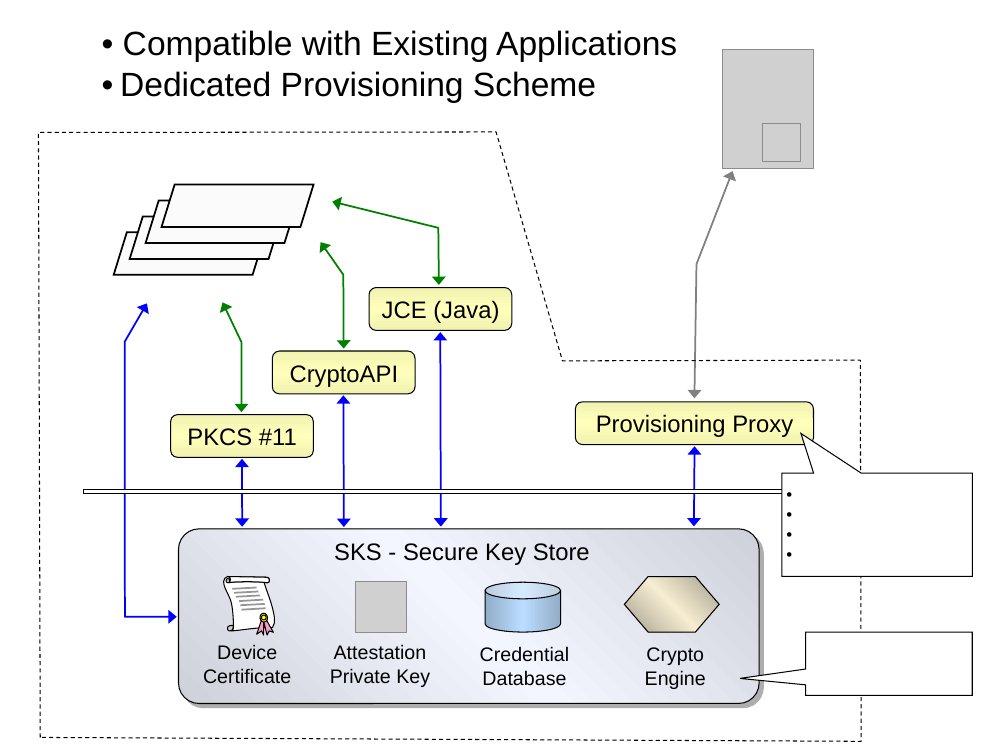
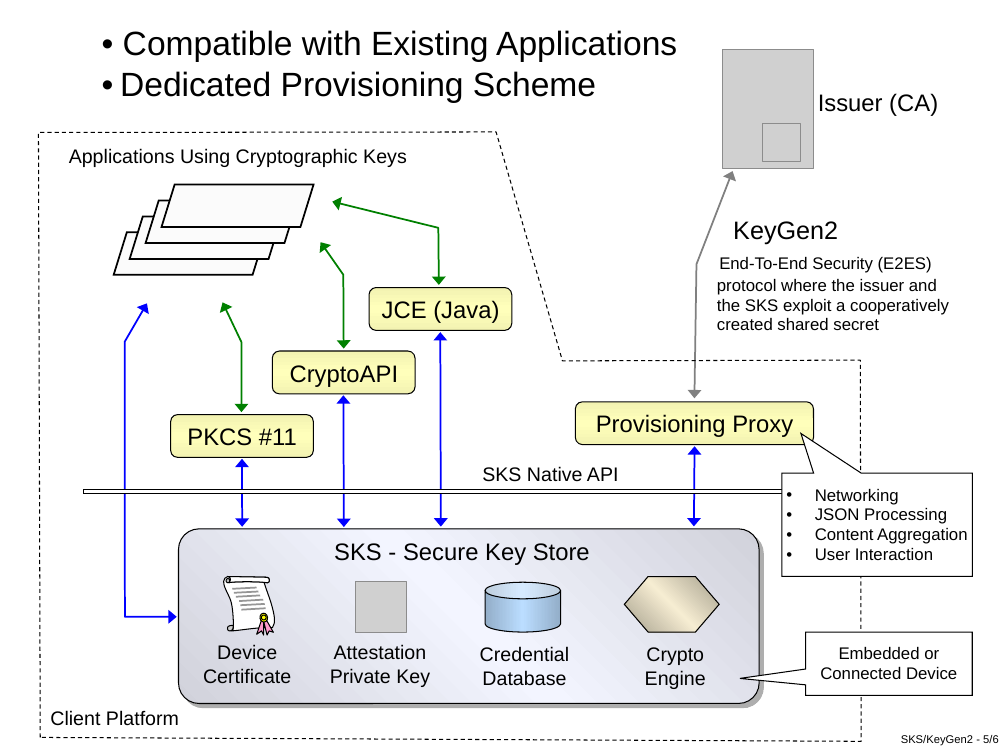
Before and after one commit to cyberphone/openkeystore.old, a slide deck: slide 5 of resources/trunk/docs/sks-keygen2-exec-level-presentation.ppt. Drawn at 1008x756 pixels with LibreOffice and Linux fonts; fonts in the diff are those of the drawing; grey boxes stand for pictures. Boxes give left, top, right and bottom in pixels: in the first picture for what was removed or moved away, otherwise in the second. Text is boxed around its words. In the diff, an @@ line names an element or a change of style, - is before the commit and + after.

```diff
--- a/resources/trunk/docs/sks-keygen2-exec-level-presentation.ppt
+++ b/resources/trunk/docs/sks-keygen2-exec-level-presentation.ppt
@@ text added at <box>818,93,938,116</box>, 17 pt, text #000000 @@
+Issuer (CA)
@@ text added at <box>69,148,407,167</box>, 14 pt, text #000000 @@
+Applications Using Cryptographic Keys
@@ text added at <box>717,221,949,330</box>, 12 pt, text #000000 @@
+KeyGen2
+End-To-End Security (E2ES)
+protocol where the issuer and
+the SKS exploit a cooperatively
+created shared secret
@@ text added at <box>482,466,619,482</box>, 14 pt, text #000000 @@
+SKS Native API
@@ text in speech box at <box>815,489,967,560</box>: text added @@
+• Networking
+• JSON Processing
+• Content Aggregation
+• User Interaction
@@ text in speech box at <box>820,647,957,679</box>: text added @@
+Embedded or
+Connected Device
@@ text added at <box>50,710,179,726</box>, 14 pt, text #000000 @@
+Client Platform
@@ text added at <box>901,735,999,745</box>, 8 pt, text #000000 @@
+SKS/KeyGen2 - 5/6
```
Also in this commit, not shown: 3 other slides changed, 5 other files.
